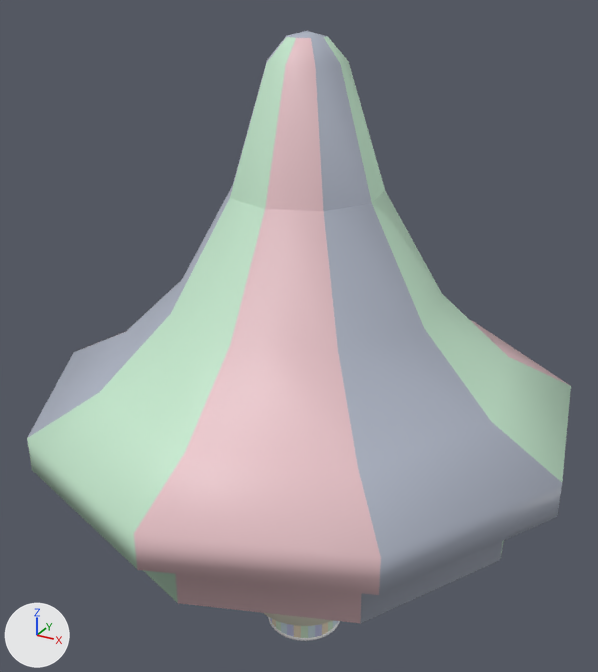
Renders of the FBX model BattlestationAntares/Battlestation Antares/Battlestation AntaresContent/Models/SpaceStation/spacestation4.fbx from each side of a commit.
One viewpoint serves both versions: a camera (50 mm lens) standing at (1.58, -2.92, 1.45) and looking at (-0.05, 0.02, -0.02). Every picture has the same lights, and +X, +Y and +Z are marked at lower left. Where no turn or scale is listed for an object, it has been applied to the vertices. Vertices at the same position are counted once.

The scene before the commit, as lines of its bpy script (objects in view):
```python
me_station = bpy.data.meshes.new('Station')
me_station.from_pydata(...)  # 100 vertices, 106 faces; spans x -1.18..1.18, y -1.2..1.13, z -1.03..1.25
# faces by material slot: [39, 30, 30, 7]
me_station.materials.append(mat_material_008)  # light grey #aeb4c3
me_station.materials.append(mat_material_009)  # pink #e7c2c7
me_station.materials.append(mat_material_010)  # white #c4e7cc
me_station.materials.append(mat_material_011)  # dark grey #4b4b4b
ob_station = bpy.data.objects.new('Station', me_station)
ob_station.location = (0.0, 0.0, 0.0)
```
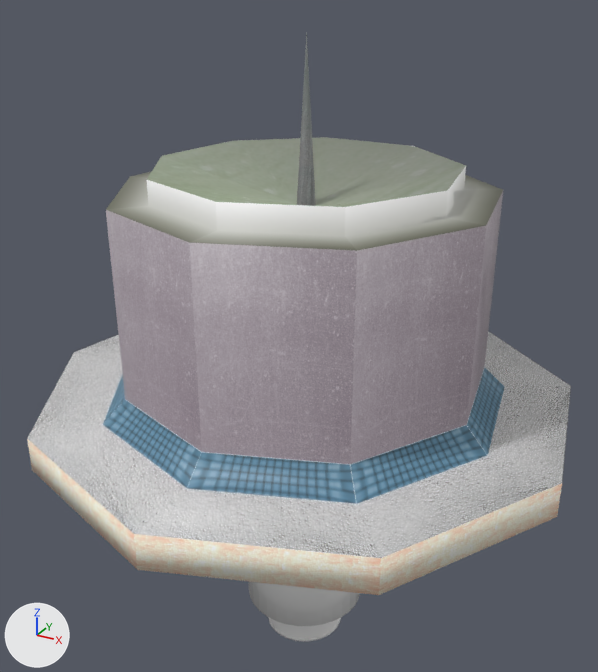
Location of each change, (x1, y1, x2, y2) in pixels of the pictures (598 x 672 px):
```json
{"object": "Station", "change": "reshaped", "before": [27, 31, 571, 623], "after": [27, 32, 571, 595]}
{"part": 1, "of": "me_station", "change": "built on", "before": [287, 31, 327, 38], "after": [147, 32, 466, 207]}
{"part": 2, "of": "me_station", "change": "recoloured", "before": [27, 36, 562, 623], "after": [27, 176, 562, 595]}
{"part": 3, "of": "me_station", "change": "recoloured", "before": [83, 38, 569, 623], "after": [75, 172, 570, 595]}
{"part": 4, "of": "me_station", "change": "recoloured", "before": [27, 36, 571, 603], "after": [27, 166, 571, 569], "on screen": "grey to white"}
{"object": "Dock", "change": "unchanged, uncovered by the edit", "before": [264, 613, 334, 626], "after": [248, 581, 360, 626]}
```

The change, as JSON lines over the scene's bpy script:
```json
{"op": "add", "block": "img_spacestation4texture_png", "code": ["img_spacestation4texture_png = load_image('spacestation4texture.png', 'spacestation4texture.png', 1024, 1024, 'sRGB')"]}
{"op": "add", "block": "mat_stationmat__spacestation4texture_png", "code": ["mat_stationmat__spacestation4texture_png = principled_material('StationMat__spacestation4texture_png')", "mat_stationmat__spacestation4texture_png.texture = img_spacestation4texture_png  # with its transparency"]}
{"block": "me_station", "where": "# used by ob_station; location = (0.0, 0.0, 0.0)"}
{"op": "remove", "block": "me_station", "code": "me_station.from_pydata(...)  # 100 vertices, 106 faces; spans x -1.18..1.18, y -1.2..1.13, z -1.03..1.25"}
{"op": "remove", "block": "me_station", "code": "me_station.materials.append(mat_material_011)  # dark grey #4b4b4b"}
{"op": "add", "block": "me_station", "code": "me_station.from_pydata(...)  # 109 vertices, 115 faces; spans x -1.18..1.18, y -1.2..1.13, z -1.03..1.25"}
{"block": "me_station", "change": "me_station part 1"}
{"block": "me_station", "change": "9 faces are deleted"}
{"block": "me_station", "change": "9 vertices in x -0.98..0.98, y -1.0..0.94, z -0.71 move by (0.0, 0.0, 0.25)"}
{"block": "me_station", "change": "9 vertices in x -0.89..0.89, y -0.9..0.85, z -0.11 move by (0.0, 0.0, -0.15)"}
{"block": "me_station", "change": "36 vertices move from x -0.58..0.58, y -0.59..0.55, z 0.19..1.23 to x -0.79..0.79, y -0.8..0.76, z -0.16..0.74"}
{"block": "me_station", "change": "9 vertices are added at x -0.04..0.04, y -0.04..0.04, z 0.58"}
{"block": "me_station", "change": "18 new faces join them"}
{"block": "me_station", "change": "me_station part 2: 30 faces spanning x -1.18..1.18, y -0.92..1.13, z -1.03..0.74 switch from mat_material_008 (light grey #aeb4c3) to mat_stationmat__spacestation4texture_png (picture img_spacestation4texture_png)"}
{"block": "me_station", "change": "me_station part 3: 30 faces spanning x -1.18..1.04, y -1.2..1.13, z -1.03..0.74 switch from mat_material_009 (pink #e7c2c7) to mat_stationmat__spacestation4texture_png (picture img_spacestation4texture_png)"}
{"block": "me_station", "change": "me_station part 4: 30 faces spanning x -1.04..1.18, y -1.2..1.13, z -1.03..0.74 switch from mat_material_010 (white #c4e7cc) to mat_stationmat__spacestation4texture_png (picture img_spacestation4texture_png)"}
```
